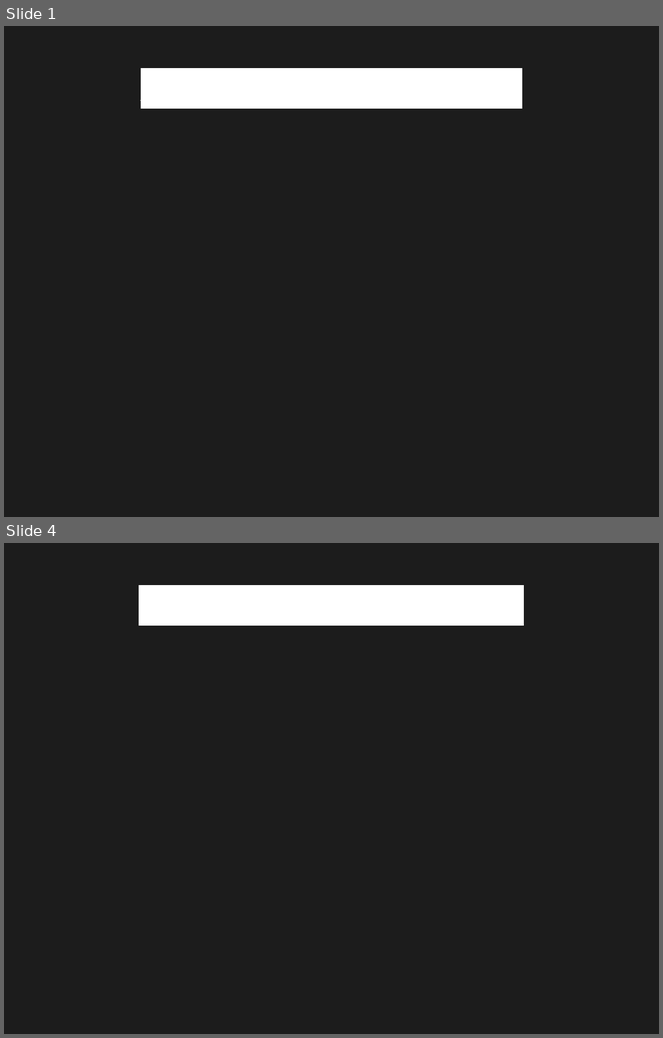
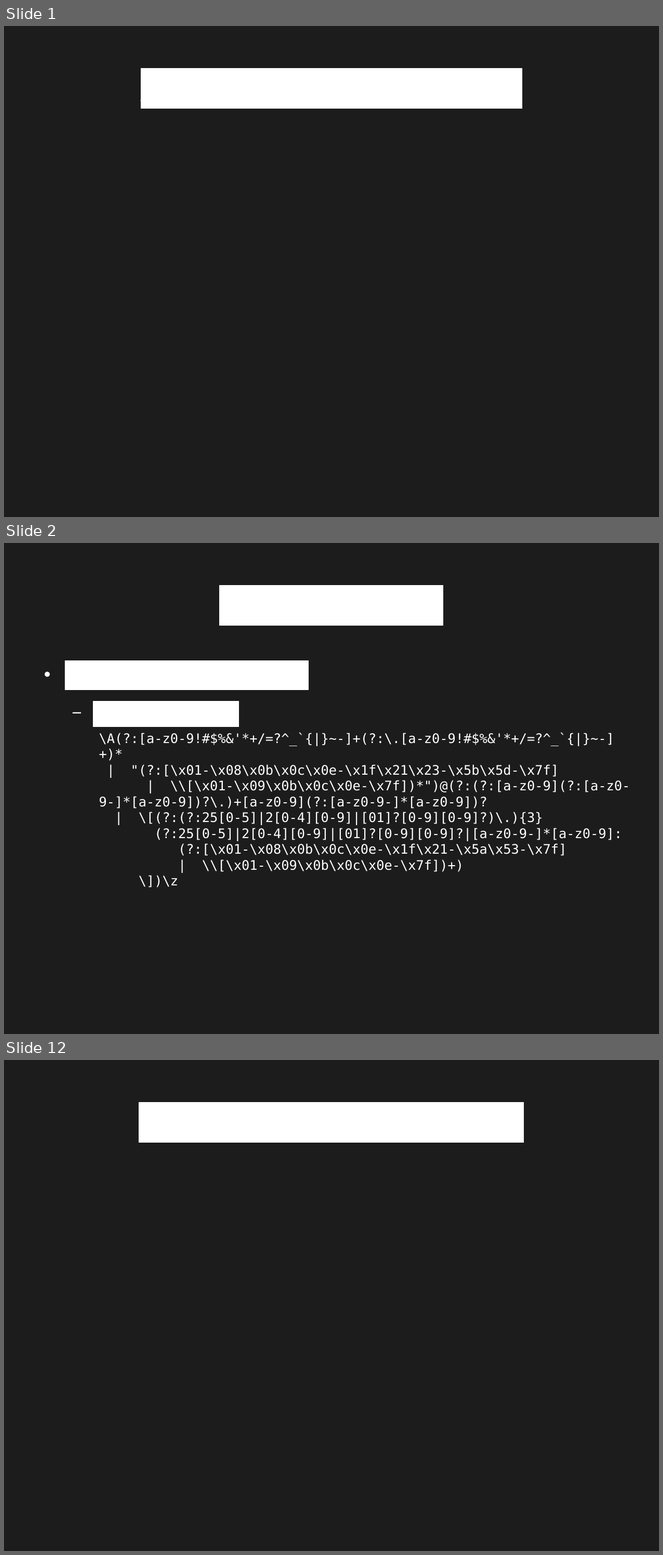
Before and after one commit to Qqwy/cc_pc, a slide deck: presentation.odp. Shown one above the other, each under a label of ours: slides 1 and 4 before the commit, slides 1, 2 and 12 after it; the slides between them are not shown. The pictures are 663x1038 and 663x1555 pixels, drawn with LibreOffice and Linux fonts; fonts in the diff are those of the drawing. Boxes give left, top, right and bottom in pixels: in the first picture for what was removed or moved away, otherwise in the second. Text is boxed around its words. In the diff, an @@ line names an element or a change of style, - is before the commit and + after.

Commit message:
working on the presentation

```diff
--- a/presentation.odp
+++ b/presentation.odp
@@ slide 2 added at [4,543,659,1034], background #1C1C1C @@
@@ title added at [219,585,443,626], 44 pt, text #FFFFFF @@
+Why parsers?
@@ text added at [65,661,309,727], 32 pt, text #FFFFFF @@
+● Regular Expressions
+  − Limited Scope
@@ text added at [99,733,631,888], 16 pt, text #FFFFFF @@
+\A(?:[a-z0-9!#$%&'*+/=?^_`{|}~-]+(?:\.[a-z0-9!#$%&'*+/=?^_`{|}~-]+)*
+| "(?:[\x01-\x08\x0b\x0c\x0e-\x1f\x21\x23-\x5b\x5d-\x7f]
+| \\[\x01-\x09\x0b\x0c\x0e-\x7f])*")@(?:(?:[a-z0-9](?:[a-z0-9-]*[a-z0-9])?\.)+[a-z0-9](?:[a-z0-9-]*[a-z0-9])?
+| \[(?:(?:25[0-5]|2[0-4][0-9]|[01]?[0-9][0-9]?)\.){3}
+(?:25[0-5]|2[0-4][0-9]|[01]?[0-9][0-9]?|[a-z0-9-]*[a-z0-9]:
+(?:[\x01-\x08\x0b\x0c\x0e-\x1f\x21-\x5a\x53-\x7f]
+| \\[\x01-\x09\x0b\x0c\x0e-\x7f])+)
+\])\z
@@ what was slide 4 is now slide 12 @@
```
Also in this commit, not shown: 1 slide changed, 8 other slides added, 1 slide removed, 5 other files.
